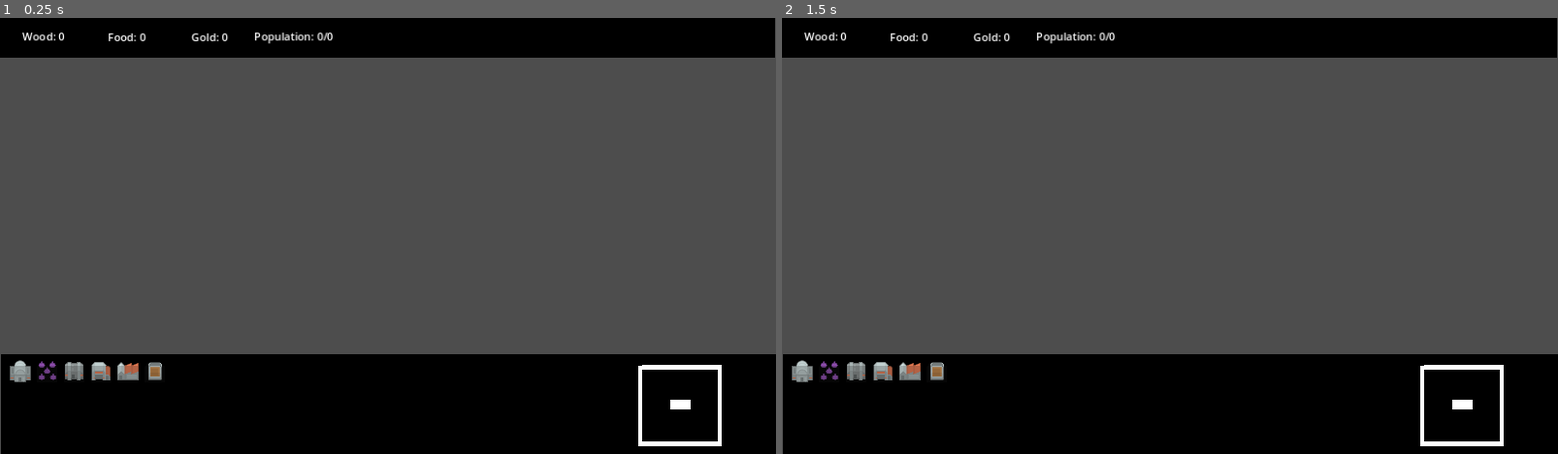
Above: before the commit, frames 1-2 (left to right).
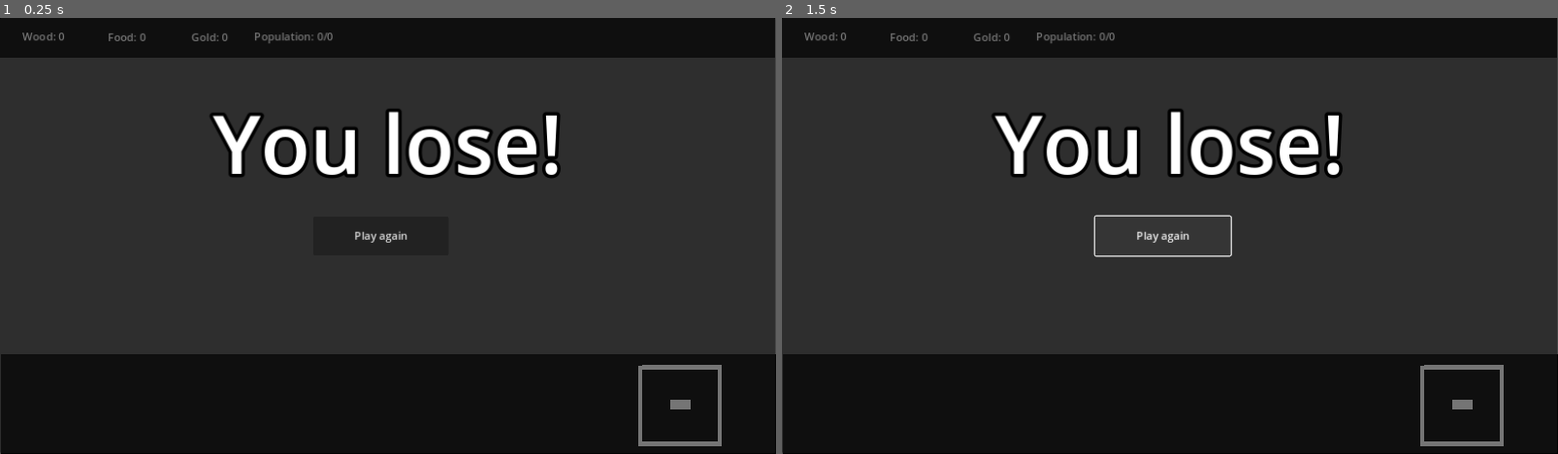
Above: after the commit, the same moments.

Repository: niamh-d/godot-rts
Game: Godot game, scene res://scenes/main/main.tscn
Two runs of this game, one before a commit and one after it. Both use one fixed random seed, a clock stepped at 60 frames per second and the inputs below.
Inputs (mouse positions are in pixels of both pictures, inside the frame that each line leads up to):
- Up to frame 1 (0.25 s): no input
- Up to frame 2 (1.5 s): click (1162, 236) at 0.5 s, where only the run after the commit has a clickable "Play again"; click (1162, 236) at 1.25 s, where only the run after the commit has a clickable "Play again"

The runs differ from the first frame. In frame 1, 69% of the frame differs, in the area x 0-100%, y 3-100%; in frame 2, 68%.

Commit message:
win and lose screens

Diff:
--- a/scenes/main/main.tscn
+++ b/scenes/main/main.tscn
@@ -7,6 +7,11 @@
 [ext_resource type="Texture2D" uid="uid://bf7scmh3mmlwy" path="res://art/range.png" id="5_bsp2h"]
 [ext_resource type="Texture2D" uid="uid://btywg7dtung1p" path="res://art/tower.png" id="6_5yngy"]
 
+[sub_resource type="LabelSettings" id="LabelSettings_lufi6"]
+font_size = 120
+outline_size = 20
+outline_color = Color(0, 0, 0, 1)
+
 [node name="Main" type="Node2D"]
 
 [node name="GameObjects" type="Node2D" parent="."]
@@ -98,6 +103,7 @@
 offset_bottom = 15.0
 
 [node name="WorkerBuildOptions" type="Node2D" parent="UI"]
+visible = false
 
 [node name="TownCenter" type="Node2D" parent="UI/WorkerBuildOptions"]
 
@@ -199,5 +205,49 @@
 offset_right = 30.0
 offset_bottom = 34.0
 
+[node name="WinScreen" type="Node2D" parent="UI"]
+visible = false
+
+[node name="Panel" type="Panel" parent="UI/WinScreen"]
+offset_right = 1151.0
+offset_bottom = 647.0
+
+[node name="WinLabel" type="Label" parent="UI/WinScreen"]
+offset_right = 1152.0
+offset_bottom = 370.0
+text = "You win!"
+label_settings = SubResource("LabelSettings_lufi6")
+horizontal_alignment = 1
+vertical_alignment = 1
+
+[node name="PlayAgainButton" type="Button" parent="UI/WinScreen"]
+offset_left = 465.0
+offset_top = 295.0
+offset_right = 666.0
+offset_bottom = 353.0
+text = "Play again"
+
+[node name="LoseScreen" type="Node2D" parent="UI"]
+
+[node name="Panel" type="Panel" parent="UI/LoseScreen"]
+offset_right = 1151.0
+offset_bottom = 647.0
+
+[node name="WinLabel" type="Label" parent="UI/LoseScreen"]
+offset_top = 1.0
+offset_right = 1152.0
+offset_bottom = 371.0
+text = "You lose!"
+label_settings = SubResource("LabelSettings_lufi6")
+horizontal_alignment = 1
+vertical_alignment = 1
+
+[node name="PlayAgainButton" type="Button" parent="UI/LoseScreen"]
+offset_left = 465.0
+offset_top = 295.0
+offset_right = 666.0
+offset_bottom = 353.0
+text = "Play again"
+
 [node name="Camera2D" type="Camera2D" parent="."]
 position = Vector2(576, 323)
Not shown: 1 places in scenes/main/main.tscn that only renumber resources
